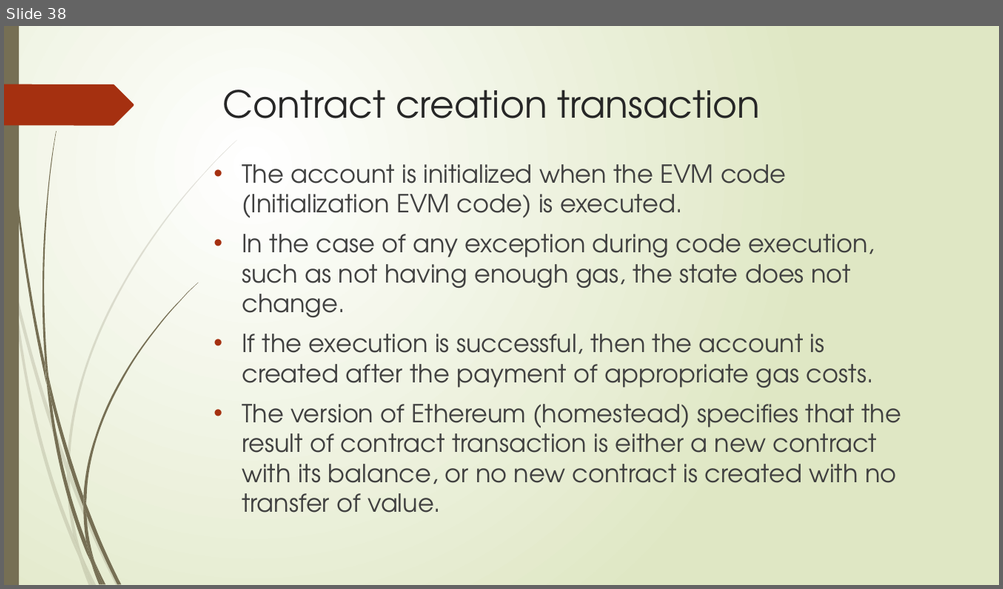
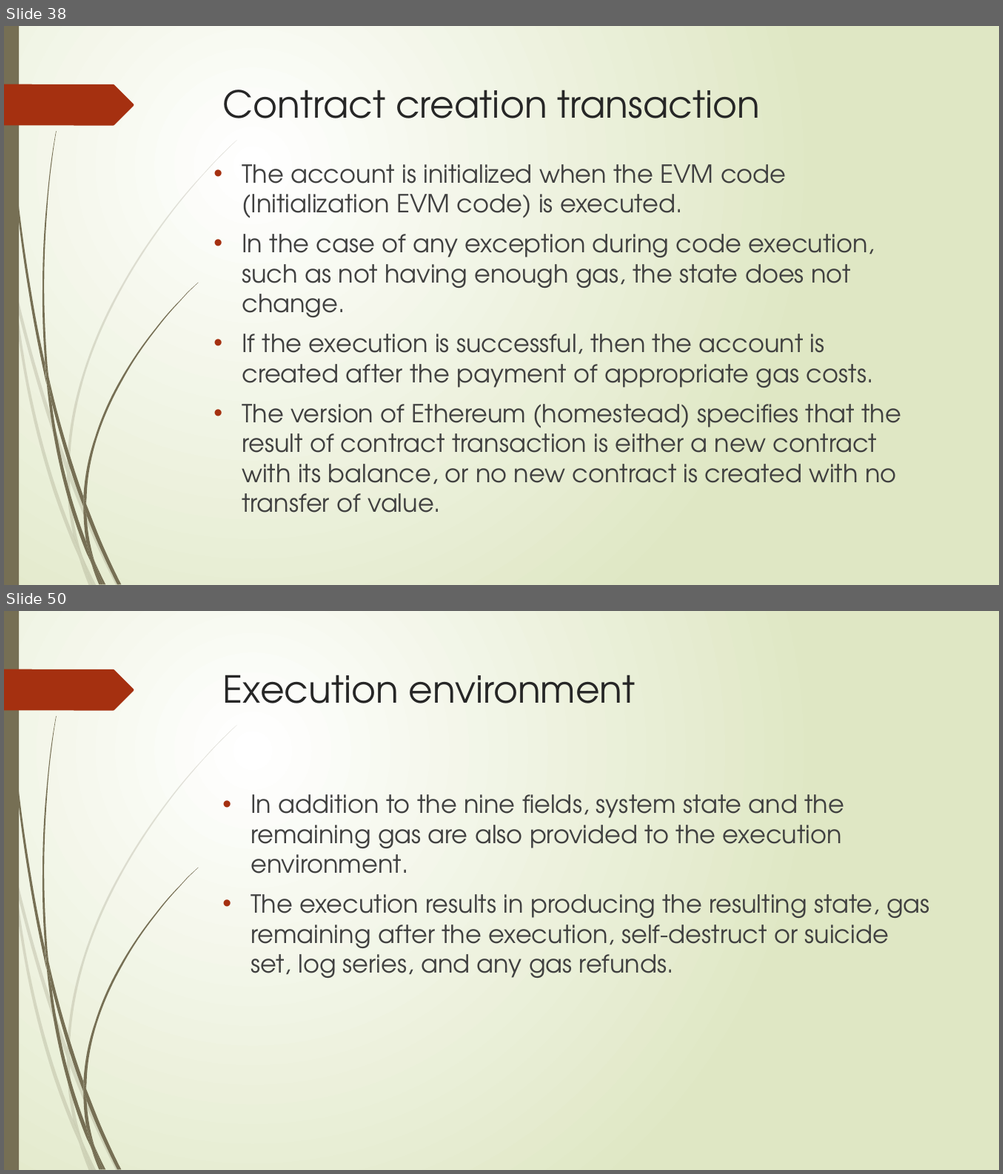
Before and after one commit to sarangparikh22/nmit-blockchain, a slide deck: Distributed Systems 101/Ethereum 101.pptx. Shown one above the other, each under a label of ours: slide 38 before the commit, slides 38 and 50 after it; the slides between them are not shown. The pictures are 1003x589 and 1003x1174 pixels, drawn with LibreOffice and Linux fonts; fonts in the diff are those of the drawing. Boxes give left, top, right and bottom in pixels: in the first picture for what was removed or moved away, otherwise in the second. Text is boxed around its words. In the diff, an @@ line names an element or a change of style, - is before the commit and + after.

```diff
--- a/Distributed Systems 101/Ethereum 101.pptx
+++ b/Distributed Systems 101/Ethereum 101.pptx
@@ slide 50 added at [4,611,999,1170], background gradient #FFFFFF to #DFE8C4; not listed: 24 template elements that a slide beside it also shows @@
@@ title added at [223,675,635,703], 36 pt, text #262626 @@
+Execution environment
@@ text added at [250,795,930,978], 24 pt, text #404040 @@
+• In addition to the nine fields, system state and the remaining gas are also provided to the execution environment.
+• The execution results in producing the resulting state, gas remaining after the execution, self-destruct or suicide set, log series, and any gas refunds.
```
Also in this commit, not shown: 4 slides changed, 90 other slides added, 1 other file.
